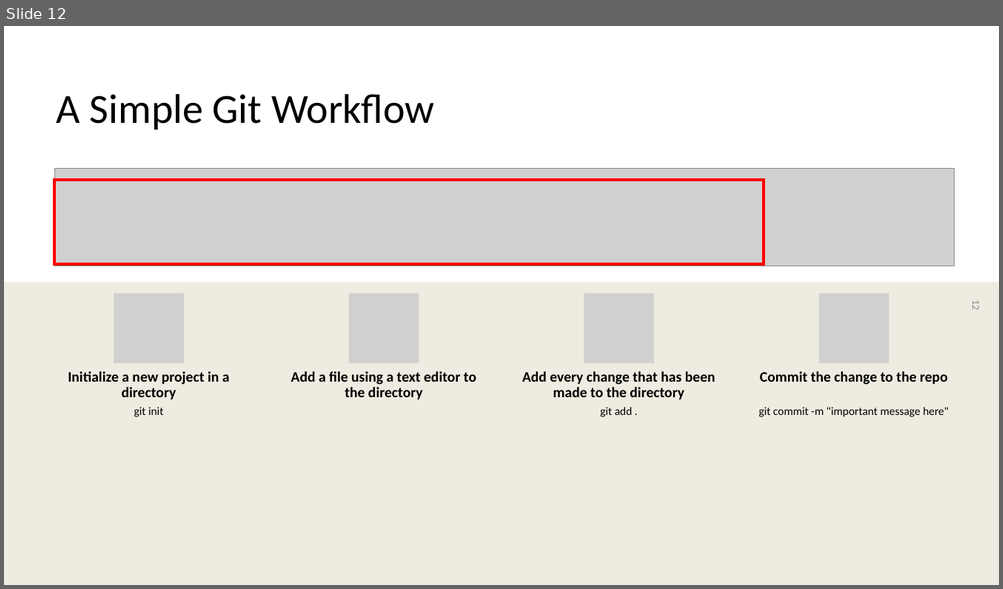
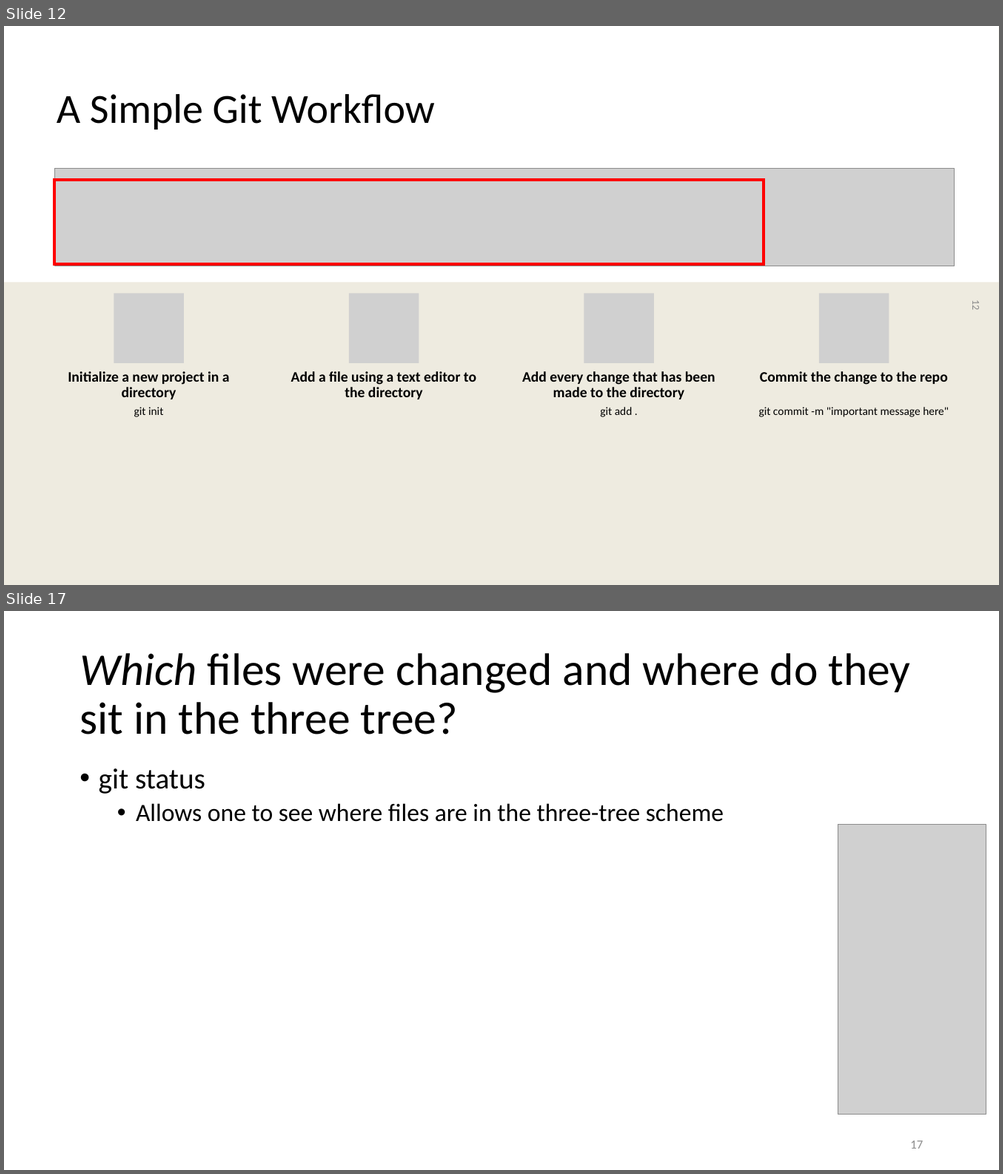
Before and after one commit to melsadany/intro-to-git, a slide deck: intro-to-Git-and-version-control_ME_101623.pptx. Shown one above the other, each under a label of ours: slide 12 before the commit, slides 12 and 17 after it; the slides between them are not shown. The pictures are 1003x589 and 1003x1174 pixels, drawn with LibreOffice and Linux fonts; fonts in the diff are those of the drawing; grey boxes stand for pictures. Boxes give left, top, right and bottom in pixels: in the first picture for what was removed or moved away, otherwise in the second. Text is boxed around its words. In the diff, an @@ line names an element or a change of style, - is before the commit and + after.

```diff
--- a/intro-to-Git-and-version-control_ME_101623.pptx
+++ b/intro-to-Git-and-version-control_ME_101623.pptx
@@ slide 17 added at (4,611,999,1170), background #FFFFFF @@
@@ title added at (79,653,910,735), 44 pt, text #000000 @@
+Which files were changed and where do they sit in the three tree?
@@ text added at (99,769,723,822), 24 pt, text #000000 @@
+• git status
+  • Allows one to see where files are in the three-tree scheme
@@ picture added at (837,825,986,1116) @@
@@ page number added at (910,1141,922,1149), 12 pt, text #8C8C8C @@
+17
```
Also in this commit, not shown: 5 other slides added.
